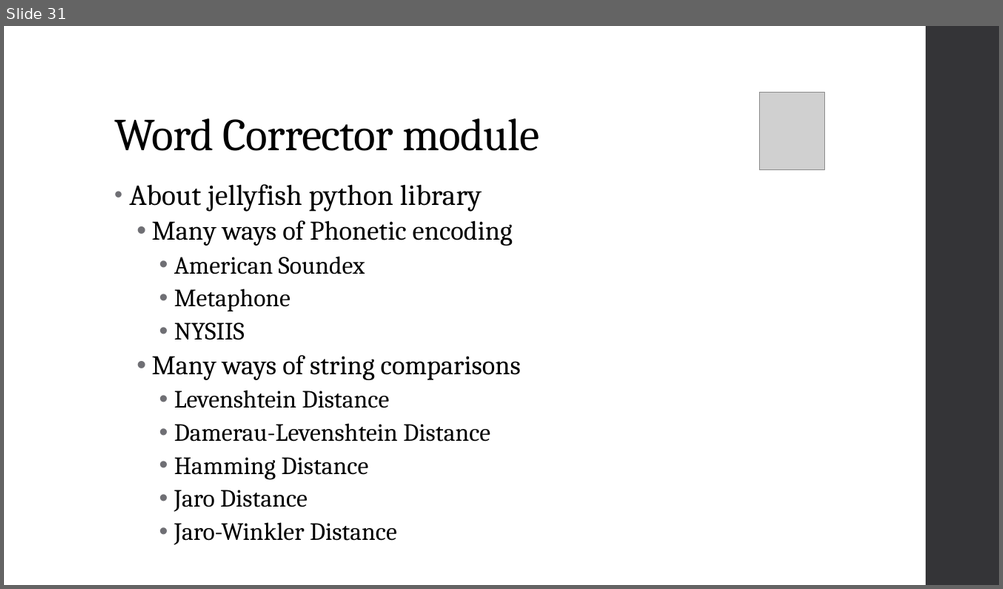
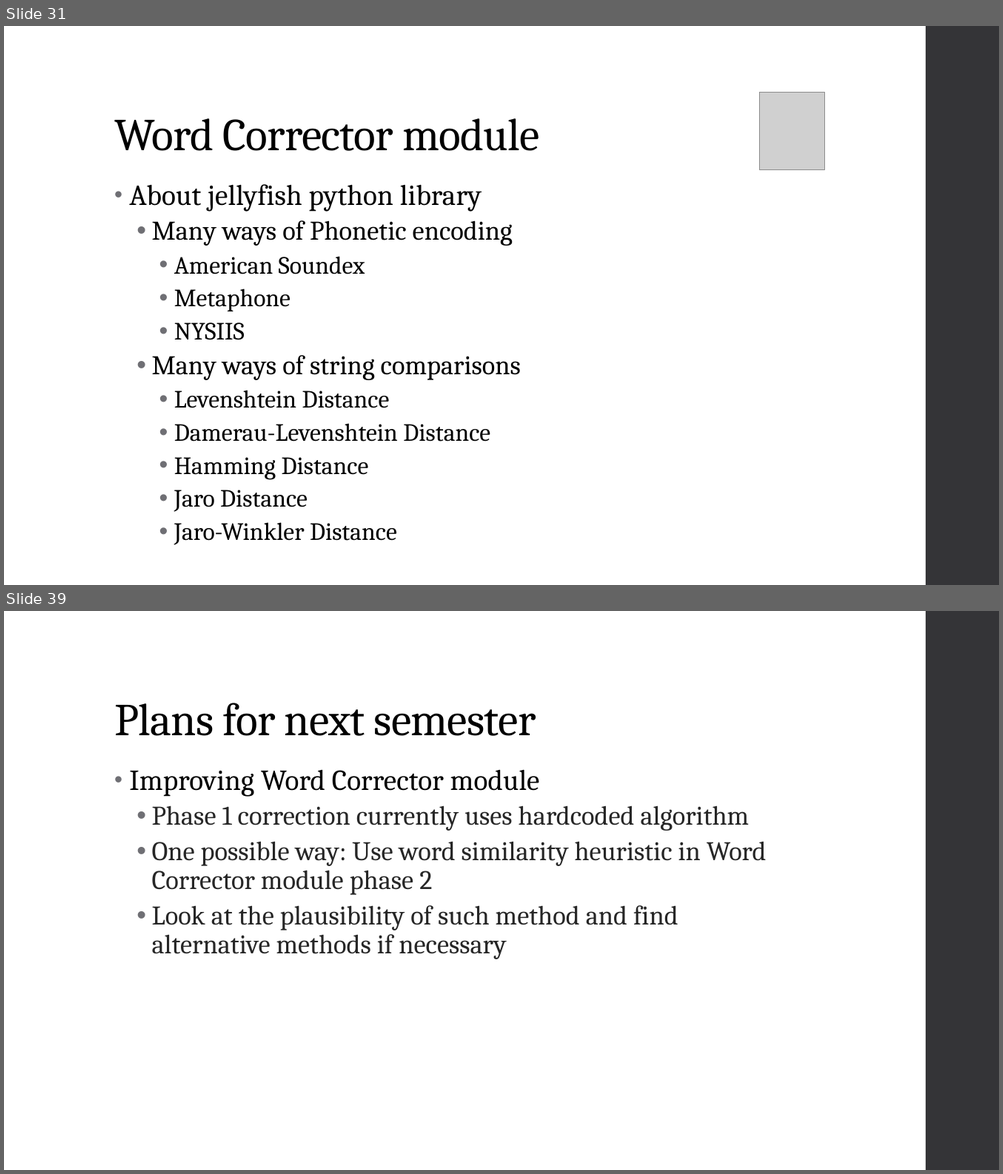
Before and after one commit to nlzz22/FYPTalkToCode, a slide deck: FYP CA Presentation.pptx. Shown one above the other, each under a label of ours: slide 31 before the commit, slides 31 and 39 after it; the slides between them are not shown. The pictures are 1003x589 and 1003x1174 pixels, drawn with LibreOffice and Linux fonts; fonts in the diff are those of the drawing; grey boxes stand for pictures. Boxes give left, top, right and bottom in pixels: in the first picture for what was removed or moved away, otherwise in the second. Text is boxed around its words. In the diff, an @@ line names an element or a change of style, - is before the commit and + after.

```diff
--- a/FYP CA Presentation.pptx
+++ b/FYP CA Presentation.pptx
@@ slide 39 added at [4,611,999,1170], background #FFFFFF; not listed: 1 template element that a slide beside it also shows @@
@@ title added at [114,703,536,736], 44 pt, text #000000 @@
+Plans for next semester
@@ text added at [129,769,766,960], 26 pt, text #262626 @@
+• Improving Word Corrector module
+  • Phase 1 correction currently uses hardcoded algorithm
+  • One possible way: Use word similarity heuristic in Word Corrector module phase 2
+  • Look at the plausibility of such method and find alternative methods if necessary
```
Also in this commit, not shown: 3 slides changed, 9 other slides added, 1 slide removed.
